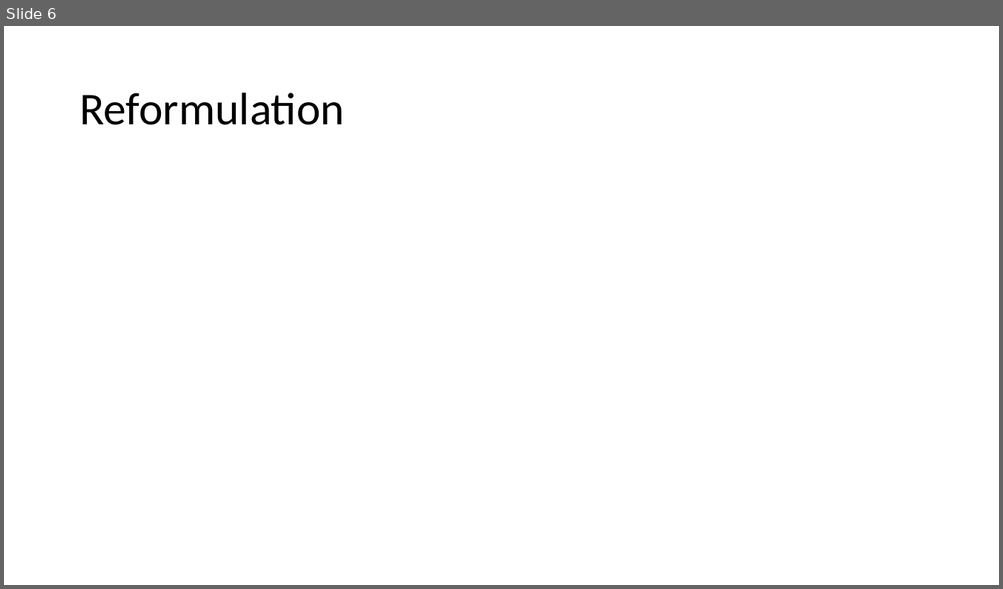
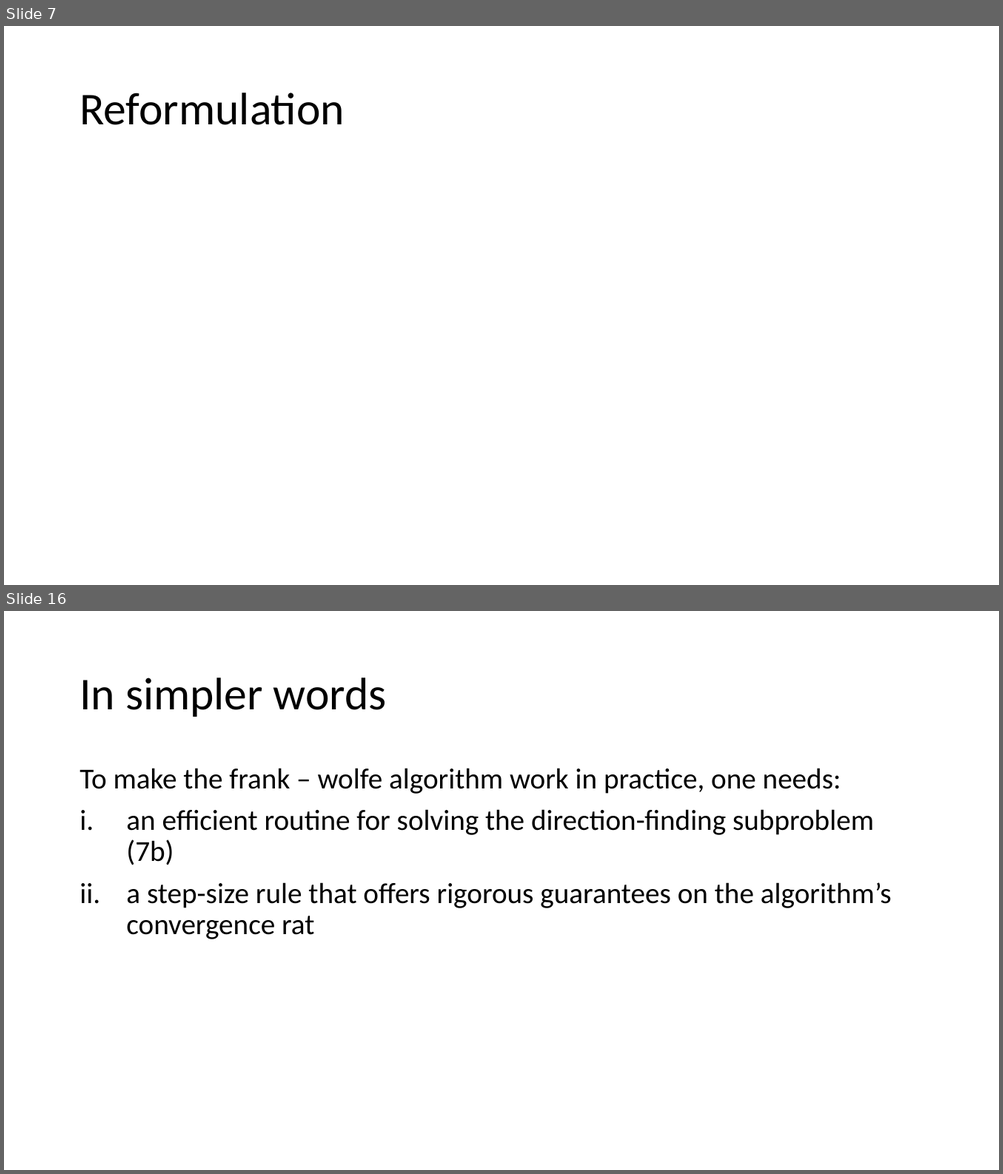
Before and after one commit to OriMeiraz/OptimizationProject, a slide deck: presentation.pptx. Shown one above the other, each under a label of ours: slide 6 before the commit, slides 7 and 16 after it; the slides between them are not shown. The pictures are 1003x589 and 1003x1174 pixels, drawn with LibreOffice and Linux fonts; fonts in the diff are those of the drawing; grey boxes stand for pictures. Boxes give left, top, right and bottom in pixels: in the first picture for what was removed or moved away, otherwise in the second. Text is boxed around its words. In the diff, an @@ line names an element or a change of style, - is before the commit and + after.

```diff
--- a/presentation.pptx
+++ b/presentation.pptx
@@ slide 16 added at <box>4,611,999,1170</box>, background #FFFFFF @@
@@ title added at <box>79,678,387,717</box>, 44 pt, text #000000 @@
+In simpler words
@@ text added at <box>79,768,891,940</box>, 28 pt, text #000000 @@
+To make the frank – wolfe algorithm work in practice, one needs:
+i. an efficient routine for solving the direction-finding subproblem (7b)
+ii. a step-size rule that offers rigorous guarantees on the algorithm’s convergence rat
@@ what was slide 6 is now slide 7 @@
```
Also in this commit, not shown: 11 other slides added.
